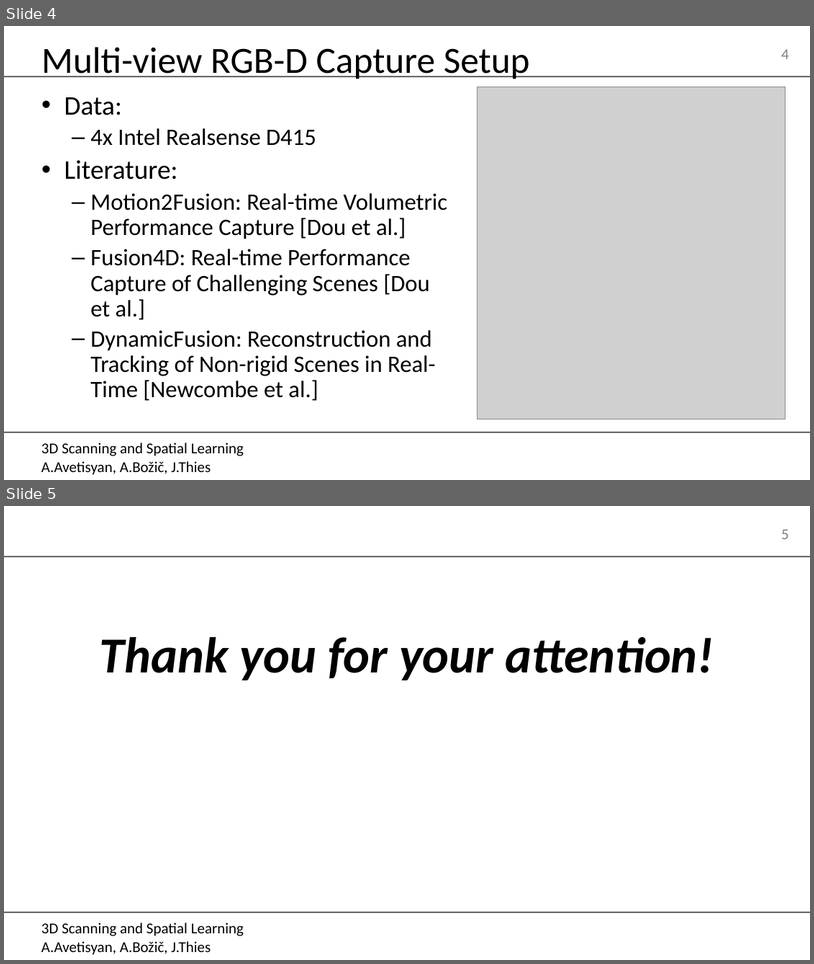
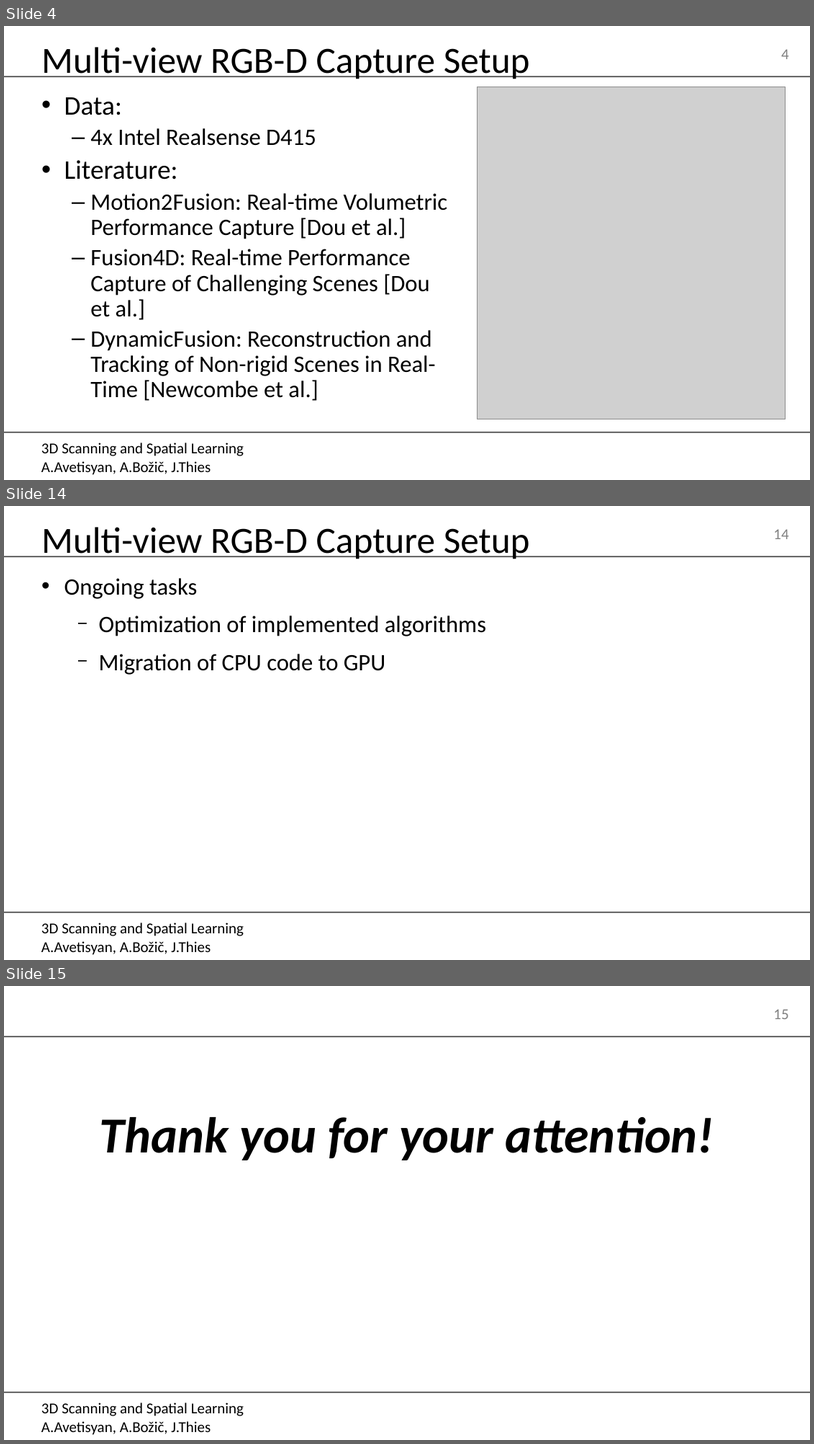
Before and after one commit to MarcelBruckner-TUMProjects/Volumetric-Fusion, a slide deck: Presentations/Presentation.odp. Shown one above the other, each under a label of ours: slides 4 and 5 before the commit, slides 4, 14 and 15 after it; the slides between them are not shown. The pictures are 814x964 and 814x1444 pixels, drawn with LibreOffice and Linux fonts; fonts in the diff are those of the drawing; grey boxes stand for pictures; background and template pictures are left out. Boxes give left, top, right and bottom in pixels: in the first picture for what was removed or moved away, otherwise in the second. Text is boxed around its words. In the diff, an @@ line names an element or a change of style, - is before the commit and + after.

```diff
--- a/Presentations/Presentation.odp
+++ b/Presentations/Presentation.odp
@@ slide 14 added at <box>4,506,810,960</box>, background #FFFFFF; not listed: 4 template elements that a slide beside it also shows @@
@@ title added at <box>41,527,530,559</box>, 44 pt, text #000000 @@
+Multi-view RGB-D Capture Setup
@@ text added at <box>64,578,486,674</box>, 28 pt, text #000000 @@
+• Ongoing tasks
+  − Optimization of implemented algorithms
+  − Migration of CPU code to GPU
@@ what was slide 5 is now slide 15 @@
@@ page number at <box>774,1009,789,1019</box>: text changed @@
-5
+15
```
Also in this commit, not shown: 9 other slides added, 1 other file.
